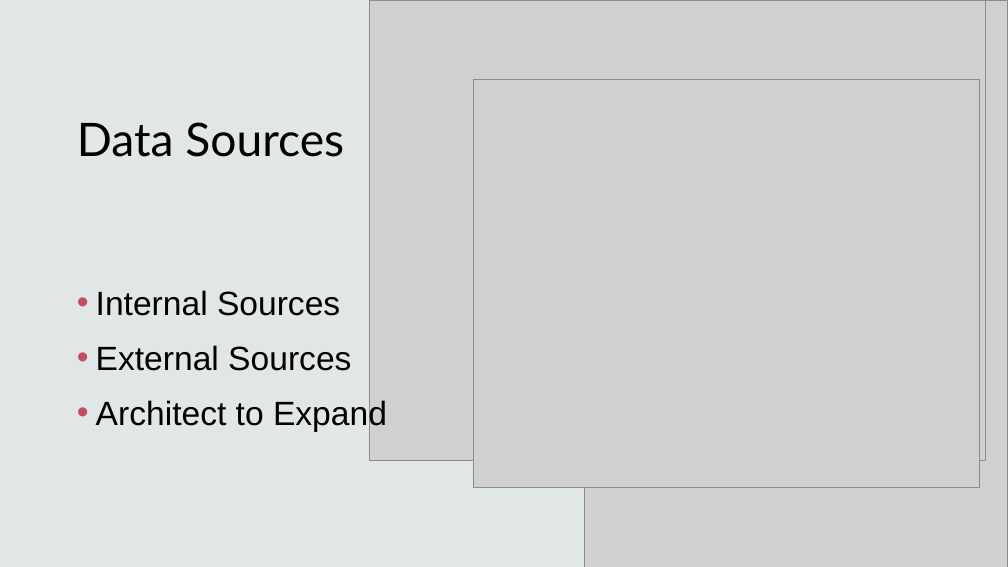
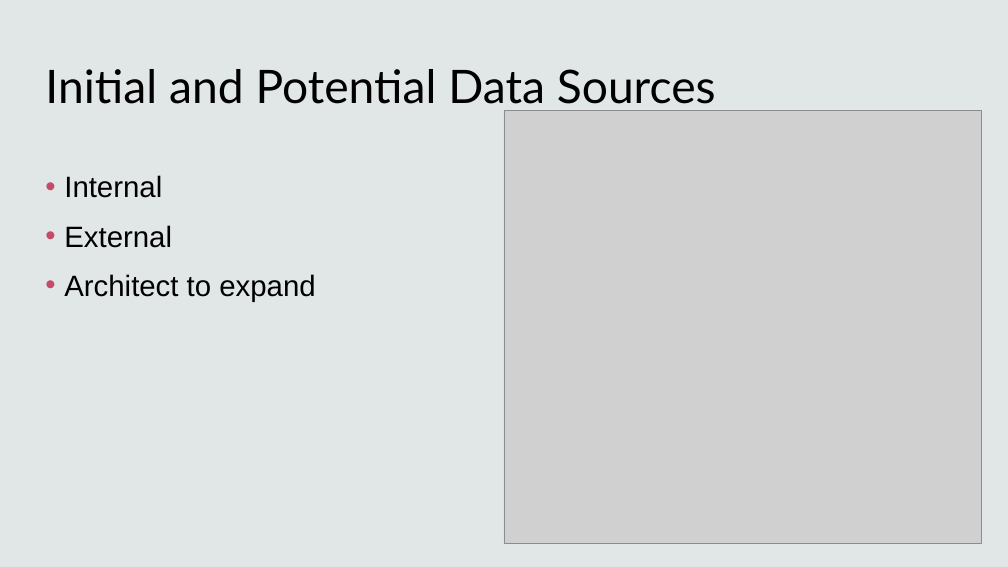
Before and after one commit to AjJ132/OwlVision, a slide deck: slide 6 of Docs/Powerpoints/KSU Athletics Data Warehouse.pptx. Drawn at 1008x567 pixels with LibreOffice and Linux fonts; fonts in the diff are those of the drawing; grey boxes stand for pictures; background and template pictures are left out. Boxes give left, top, right and bottom in pixels: in the first picture for what was removed or moved away, otherwise in the second. Text is boxed around its words. In the diff, an @@ line names an element or a change of style, - is before the commit and + after.

```diff
--- a/Docs/Powerpoints/KSU Athletics Data Warehouse.pptx
+++ b/Docs/Powerpoints/KSU Athletics Data Warehouse.pptx
@@ rectangle removed at (x1=0, y1=0, x2=1008, y2=567) @@
@@ rectangle removed at (x1=0, y1=0, x2=1008, y2=567) @@
@@ rectangle added at (x1=0, y1=0, x2=1008, y2=567), fill #D5DEDE at 70% opacity @@
@@ picture removed at (x1=369, y1=0, x2=986, y2=460) @@
@@ picture removed at (x1=585, y1=0, x2=1008, y2=567) @@
@@ title at (x1=45, y1=69, x2=716, y2=112): text changed @@
-Data Sources
+Initial and Potential Data Sources
@@ picture resized from (x1=473, y1=79, x2=979, y2=488) to (x1=504, y1=110, x2=982, y2=544) @@
@@ text "Internal" at (x1=64, y1=175, x2=315, y2=302): vertical alignment middle to top @@
@@ text at (x1=64, y1=175, x2=315, y2=302): text changed; size 32 to 28 pt @@
-• Internal Sources
-• External Sources
-• Architect to Expand
+• Internal
+• External
+• Architect to expand
```
Also in this commit, not shown: 1 other slide changed, 3 slides added, 18 other files.
